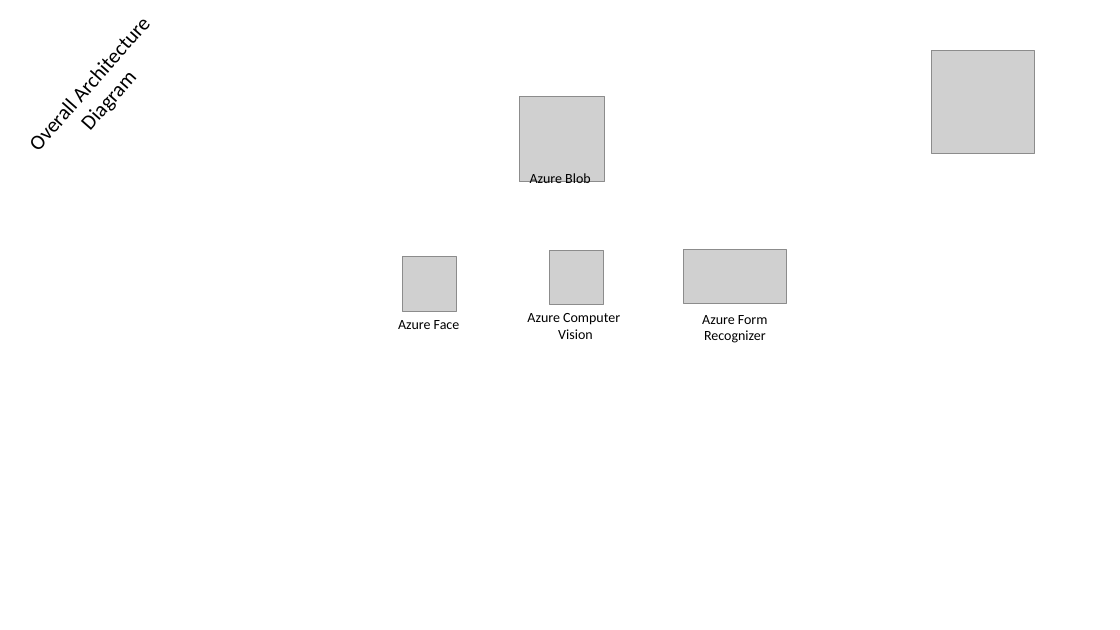
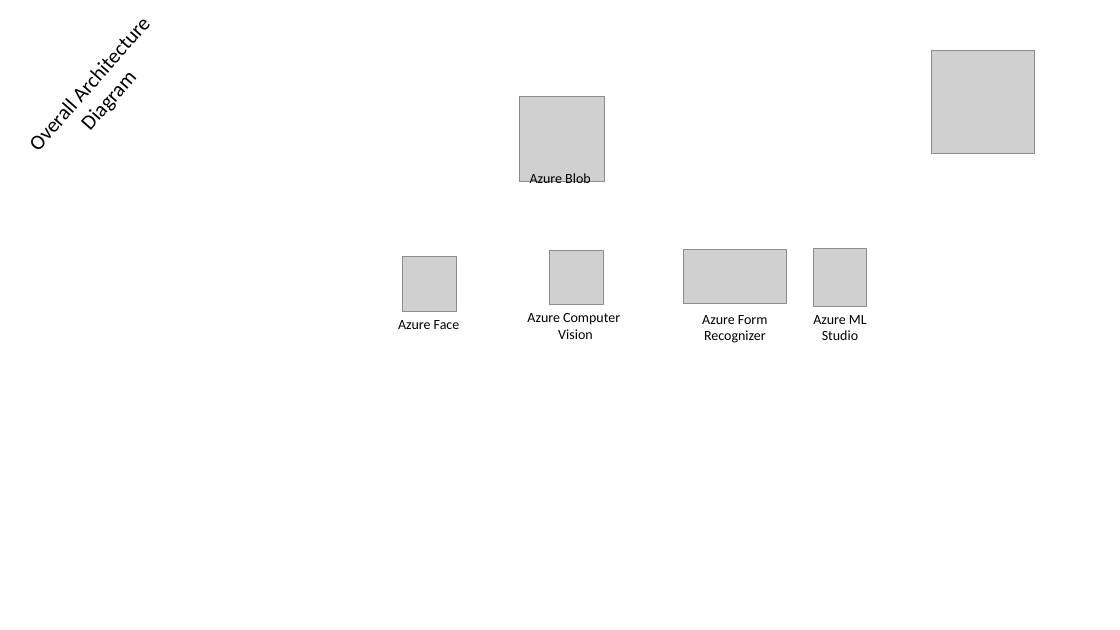
Before and after one commit to KennethTenny/nd073-c3-building-computer-vision-solutions-with-azure-project-starter, a slide deck: slide 4 of avkash-project/Udacity-Design.pptx. Drawn at 1120x630 pixels with LibreOffice and Linux fonts; fonts in the diff are those of the drawing; grey boxes stand for pictures. Boxes give left, top, right and bottom in pixels: in the first picture for what was removed or moved away, otherwise in the second. Text is boxed around its words. In the diff, an @@ line names an element or a change of style, - is before the commit and + after.

```diff
--- a/avkash-project/Udacity-Design.pptx
+++ b/avkash-project/Udacity-Design.pptx
@@ picture added at (813,249,866,306) @@
@@ text added at (813,315,867,340), 12 pt, text #000000 @@
+Azure ML
+Studio
```
Also in this commit, not shown: 32 other files.
